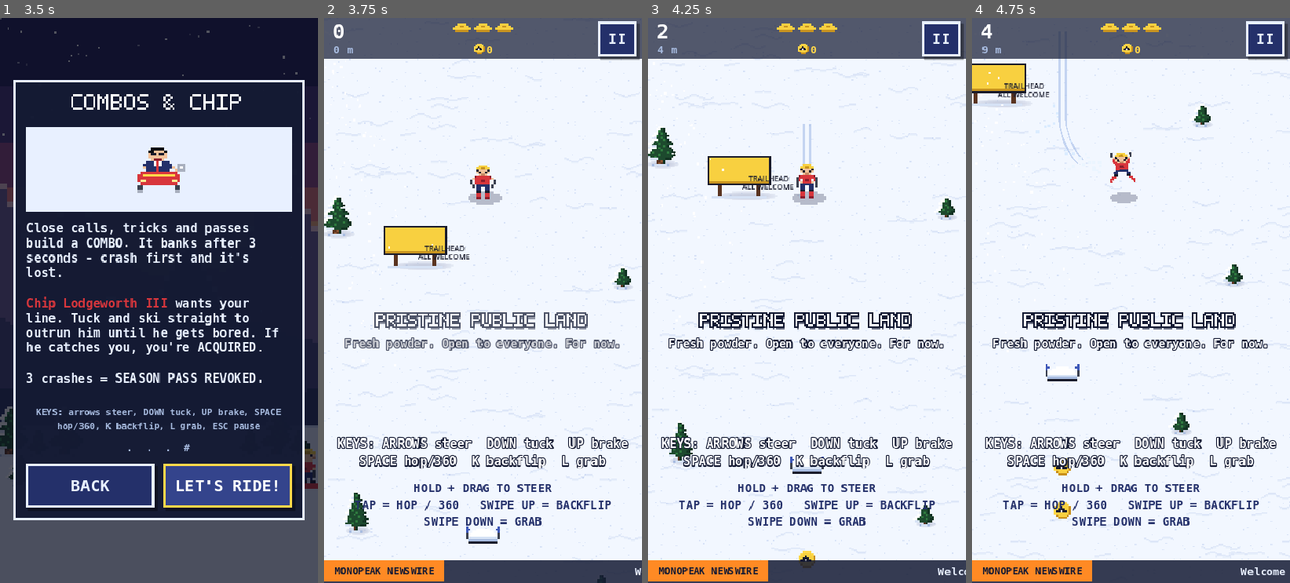
Above: before the commit, frames 1-4 (left to right).
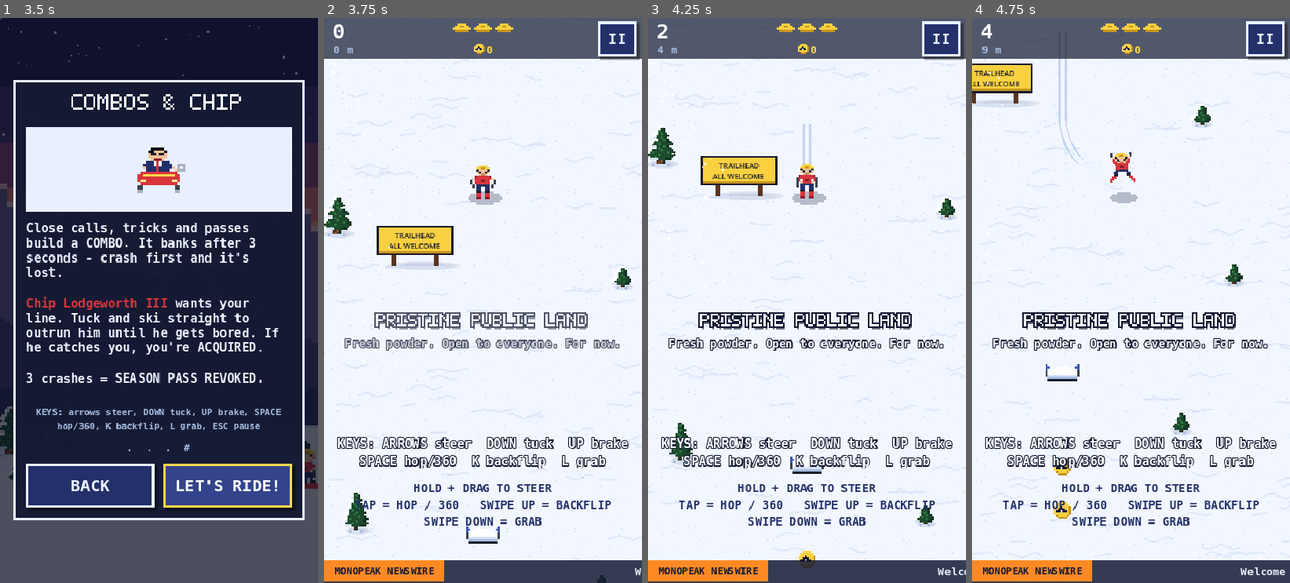
Above: after the commit, the same moments.

Repository: wditzig/Wasatch-back
Game: Godot game, scene res://scenes/main_menu.tscn
The game is run twice, just before and just after one commit, with the same random seed, the same clock (stepped at 60 frames per second) and the same inputs.
Inputs (mouse positions are in pixels of both pictures, inside the frame that each line leads up to):
- Up to frame 1 (3.5 s): click "RIDE!" at 0.5 s; click "NEXT" at 1.25 s; click "NEXT" at 2 s; click "NEXT" at 2.75 s
- Up to frame 2 (3.75 s): click "LET'S RIDE!" at 3.5 s
- Up to frame 3 (4.25 s): no input
- Up to frame 4 (4.75 s): tap Enter (ui_accept) at 4.25 s; move the mouse to (1200, 272) at 4.27 s; hold Right (steer_right) from 4.28 s (still down); hold L (grab) from 4.28 s (still down); click (1200, 272) at 4.42 s; tap Space (jump) at 4.52 s

Frame 1 is identical in both runs. In frame 2, 0.6% of the frame differs, in the area x 16-46%, y 36-45%; in frame 3, 0.6%; in frame 4, 0.4%.

Commit message:
Center sign text on the sign boards
World-space Labels grow from their top-left corner when the text is
larger than the box, which pushed sign text down and to the right.
Sign text is now drawn directly on the board, centred with real font
metrics, and the board is slightly wider for breathing room.
Adds tools/sign_preview.tscn for checking every sign at once.

Co-Authored-By: Claude Opus 5.5 <noreply@anthropic.com>
Claude-Session: https://claude.ai/code/session_018PNNhvsfnGstMzLtBVFDx1

Diff:
--- a/scripts/autoload/art.gd
+++ b/scripts/autoload/art.gd
@@ -178,12 +178,12 @@
 	return img
 
 func _sign() -> Image:
-	var img := _img(30, 20)
-	_r(img, 5, 12, 2, 7, "T"); _r(img, 23, 12, 2, 7, "T")
-	_r(img, 0, 0, 30, 14, "K")
-	_r(img, 1, 1, 28, 12, "Y")
-	_r(img, 1, 12, 28, 1, "y")
-	_r(img, 2, 19, 26, 1, "w")
+	var img := _img(36, 20)
+	_r(img, 7, 12, 2, 7, "T"); _r(img, 27, 12, 2, 7, "T")
+	_r(img, 0, 0, 36, 14, "K")
+	_r(img, 1, 1, 34, 12, "Y")
+	_r(img, 1, 12, 34, 1, "y")
+	_r(img, 4, 19, 28, 1, "w")
 	return img
 
 func _porta_potty() -> Image:
--- a/scripts/game/obstacle.gd
+++ b/scripts/game/obstacle.gd
@@ -44,16 +44,7 @@
 		if id != "moose":
 			sprite.flip_h = dir < 0.0
 	if def.has("label"):
-		var l := Label.new()
-		l.text = def["label"]
-		l.horizontal_alignment = HORIZONTAL_ALIGNMENT_CENTER
-		l.vertical_alignment = VERTICAL_ALIGNMENT_CENTER
-		l.add_theme_font_size_override("font_size", 7)
-		l.add_theme_color_override("font_color", Color8(26, 28, 44))
-		l.add_theme_constant_override("line_spacing", -3)
-		l.size = Vector2(56, 24)
-		l.position = Vector2(-28, -40)
-		add_child(l)
+		_add_sign_text(String(def["label"]))
 	_t = rng.randf() * TAU
 
 ## Visual variety without touching the spawn RNG: the variant is a pure
@@ -74,6 +65,27 @@
 		var w := maxf(ts.x * 0.95, hit_size.x + 6.0)
 		shadow.scale = Vector2(w / 32.0, clampf(ts.y / 40.0, 0.7, 1.6))
 		shadow.position = Vector2(ts.x * 0.12, -2.0)
+
+## Text drawn directly onto the sign board, centred on it horizontally and
+## vertically using the font's real metrics (a Label grows from its top-left
+## corner, which pushed the text off-centre).
+func _add_sign_text(text: String) -> void:
+	var font: Font = ThemeDB.fallback_font
+	var fsize := 7
+	var lines := text.split("\n")
+	# Sign board, in world px relative to the base: art rows 1..12, cols 1..28.
+	var ts := sprite.texture.get_size() * SCALE
+	var board := Rect2(-ts.x * 0.5 + SCALE, -ts.y + SCALE, ts.x - 2.0 * SCALE, 12.0 * SCALE)
+	var txt := Node2D.new()
+	add_child(txt)
+	txt.draw.connect(func():
+		var lh := font.get_height(fsize) - 1.0
+		var top := board.get_center().y - lh * lines.size() * 0.5
+		for i in lines.size():
+			var w := font.get_string_size(lines[i], HORIZONTAL_ALIGNMENT_LEFT, -1, fsize).x
+			var x := board.get_center().x - w * 0.5
+			txt.draw_string(font, Vector2(roundf(x), roundf(top + i * lh + font.get_ascent(fsize))), lines[i],
+				HORIZONTAL_ALIGNMENT_LEFT, -1, fsize, Color8(26, 28, 44)))
 
 func get_hitbox() -> Rect2:
 	return Rect2(position.x - hit_size.x * 0.5, position.y - hit_size.y, hit_size.x, hit_size.y)
--- /dev/null
+++ b/tools/sign_preview.gd
@@ -0,0 +1,22 @@
+extends Node2D
+## Lays out every sign obstacle for a visual check of the text centring.
+## Run: godot res://tools/sign_preview.tscn
+const Obs = preload("res://scripts/data/obstacles.gd")
+const ObstacleScript = preload("res://scripts/game/obstacle.gd")
+
+func _ready() -> void:
+	RenderingServer.set_default_clear_color(Color(0.95, 0.97, 1.0))
+	var rng := RandomNumberGenerator.new()
+	var i := 0
+	for id in Obs.DEFS.keys():
+		if not Obs.DEFS[id].has("label"):
+			continue
+		var o := ObstacleScript.new()
+		o.position = Vector2(60 + (i % 2) * 120, 90 + (i / 2) * 80)
+		add_child(o)
+		o.setup(id, Obs.DEFS[id], rng)
+		i += 1
+	var cam := Camera2D.new()
+	cam.zoom = Vector2(2, 2)
+	cam.position = Vector2(120, 190)
+	add_child(cam)
--- /dev/null
+++ b/tools/sign_preview.tscn
@@ -0,0 +1,6 @@
+[gd_scene load_steps=2 format=3]
+
+[ext_resource type="Script" path="res://tools/sign_preview.gd" id="1"]
+
+[node name="SignPreview" type="Node2D"]
+script = ExtResource("1")
